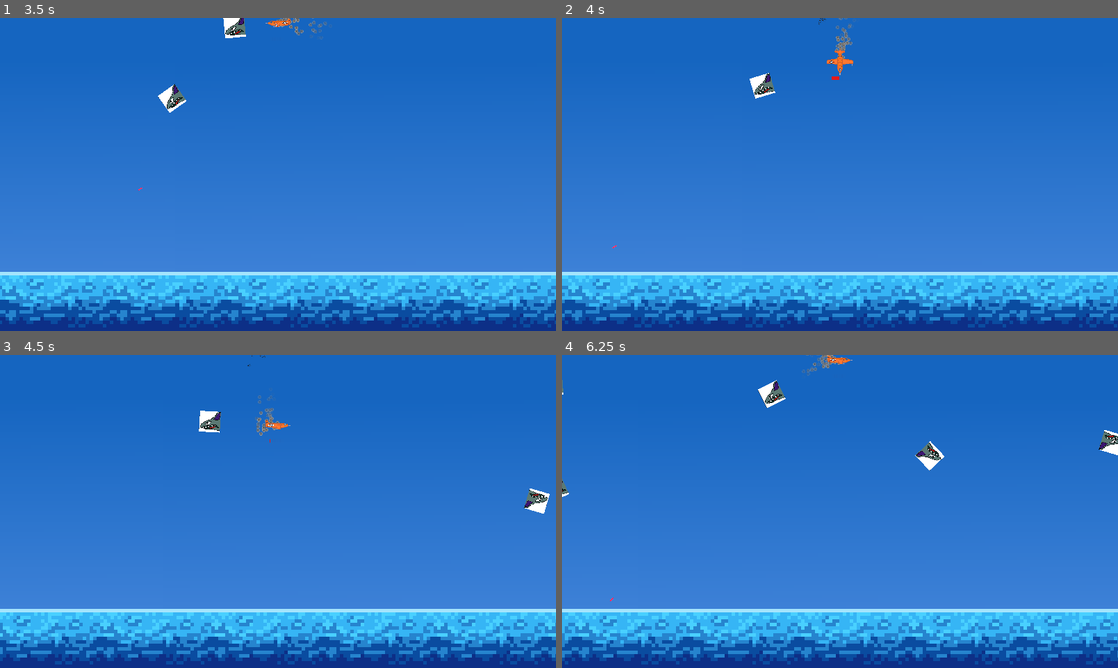
Above: before the commit, frames 1-4 (two rows, left to right).
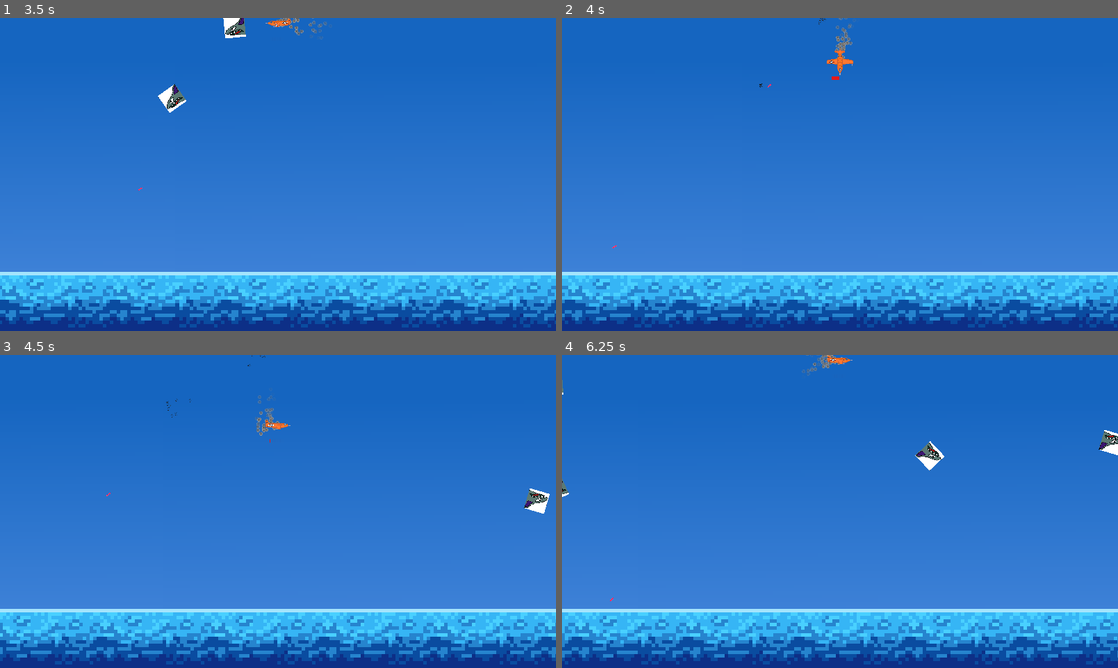
Above: after the commit, the same moments.

Repository: NOTsyrup/Plane-Game
Game: Godot game, scene res://Enemies/Main.tscn
The game is run twice, just before and just after one commit, with the same random seed, the same clock (stepped at 60 frames per second) and the same inputs. The project has no main scene, so this scene is started directly.
Inputs (mouse positions are in pixels of both pictures, inside the frame that each line leads up to):
- Up to frame 1 (3.5 s): move the mouse to (250, 237) at 0.52 s; hold Space (shoot) 0.53-1.28 s; hold W (player_up) 0.53-2.03 s; move the mouse to (444, 221) at 1.27 s; tap Space (shoot) at 1.35, 2.85 s; move the mouse to (111, 127) at 2.02 s; hold Space (shoot) 2.03-2.78 s; hold A (player_left) from 2.03 s (still down); move the mouse to (305, 174) at 2.77 s
- Up to frame 2 (4 s): move the mouse to (756, 96) at 3.52 s; release A (player_left) at 3.53 s; hold S (player_down) from 3.53 s (still down); hold Space (shoot) from 3.53 s (still down)
- Up to frame 3 (4.5 s): move the mouse to (400, 495) at 4.27 s; release S (player_down) at 4.28 s; release Space (shoot) at 4.28 s; hold D (player_right) from 4.28 s (still down); tap Space (shoot) at 4.35 s
- Up to frame 4 (6.25 s): move the mouse to (728, 527) at 5.02 s; release D (player_right) at 5.03 s; hold W (player_up) 5.03-5.78 s; hold Space (shoot) 5.03-5.78 s; move the mouse to (895, 442) at 5.77 s; hold D (player_right) from 5.78 s (still down); tap Space (shoot) at 5.85 s

Frame 1 is identical in both runs. In frame 2, 0.2% of the frame differs, in the area x 33-39%, y 17-26%; in frame 3, 0.3%, in the area x 19-40%, y 14-46%; in frame 4, 0.3%.

Commit message:
collateral with bullets

Diff:
--- a/Projectiles/BaseProjectile.gd
+++ b/Projectiles/BaseProjectile.gd
@@ -12,7 +12,6 @@
 
 var plane_that_shot:KinematicBody2D
 
-
 func _physics_process(delta):
 #	projectile_direction = position.direction_to(target)
 	#print(forward_vector)
@@ -23,10 +22,7 @@
 func _ready():
 	print(get_parent())
 	look_at(target)
-
-
-func _on_VisibilityNotifier2D_screen_exited():
-	queue_free()
+	$Timer.start()
 
 
 func set_projectile(shooter, mouse_pos):
@@ -41,9 +37,6 @@
 func _on_Area2D_body_entered(body):
 	if body.has_method("take_damage") and body != plane_that_shot and can_hit:
 		body.take_damage(DAMAGE)
-		$Sprite.hide()
-		can_hit = false
-		forward_vector = Vector2.ZERO
 
 
 func _on_Timer_timeout():
--- a/Projectiles/LaserProjectile.tscn
+++ b/Projectiles/LaserProjectile.tscn
@@ -9,3 +9,6 @@
 [node name="Sprite" parent="." index="0"]
 rotation = 1.5708
 texture = ExtResource( 2 )
+
+[node name="Timer" parent="." index="4"]
+wait_time = 20.0
